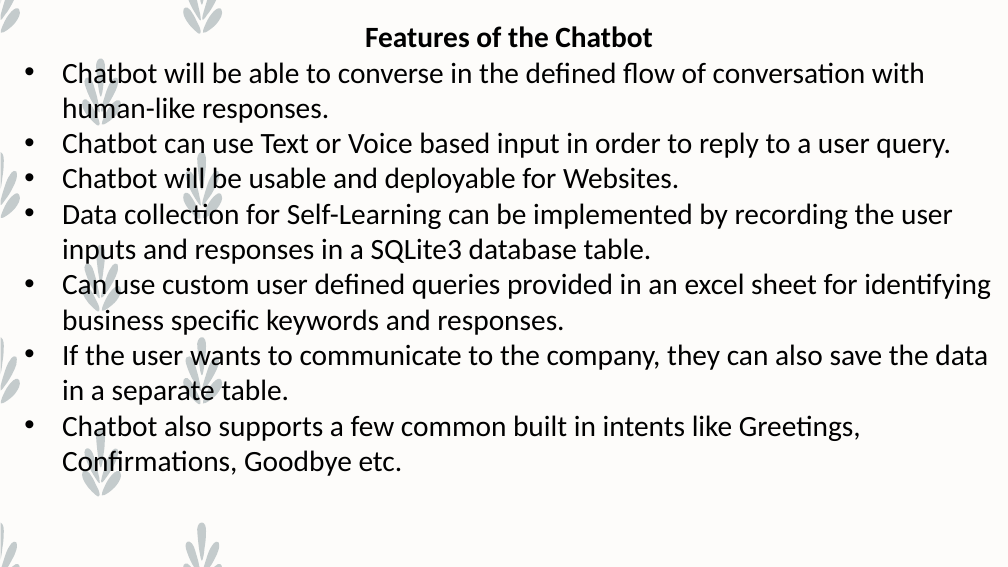
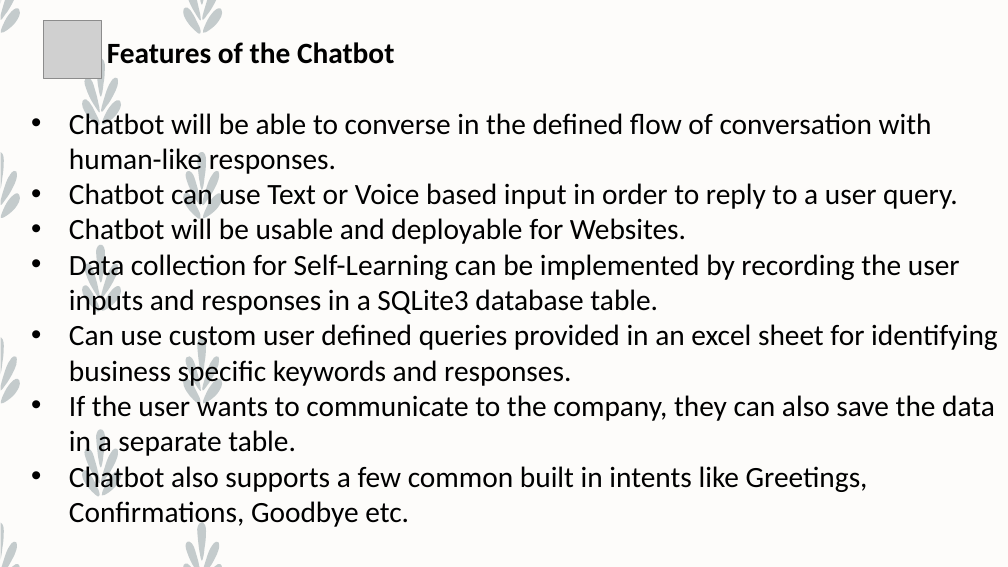
Before and after one commit to Graviton5/Minor-Project, a slide deck: slide 9 of Chatbot/Presentation Data/Final Presentation.pptx. Drawn at 1008x567 pixels with LibreOffice and Linux fonts; fonts in the diff are those of the drawing; grey boxes stand for pictures. Boxes give left, top, right and bottom in pixels: in the first picture for what was removed or moved away, otherwise in the second. Text is boxed around its words. In the diff, an @@ line names an element or a change of style, - is before the commit and + after.

```diff
--- a/Chatbot/Presentation Data/Final Presentation.pptx
+++ b/Chatbot/Presentation Data/Final Presentation.pptx
@@ picture added at [43,20,101,79] @@
@@ text "Features of the Chatbot": place and size @@
-text "Features of the Chatbot" at [62,26,991,478]
+text "Features of the Chatbot" at [69,42,998,529]
@@ text at [107,42,394,64]: alignment centre to left @@
```
Also in this commit, not shown: 8 other slides changed, 1 slide added, 1 slide removed, 1 other file.
